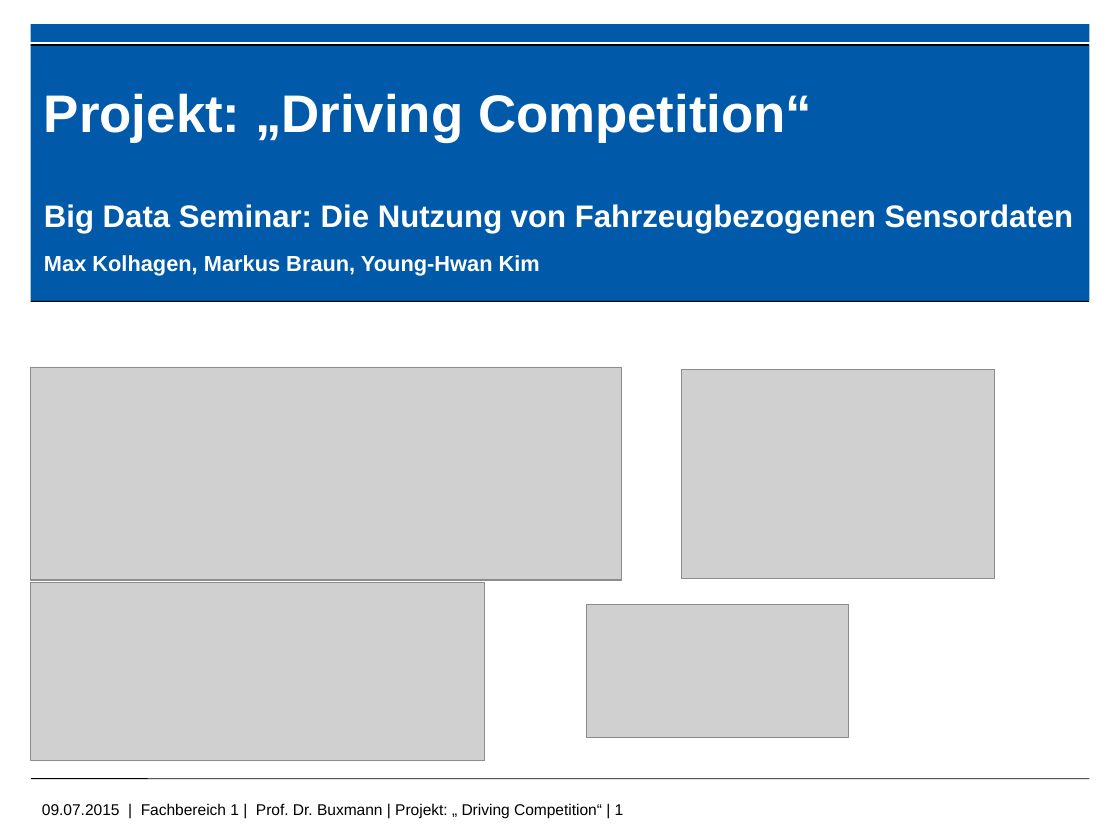
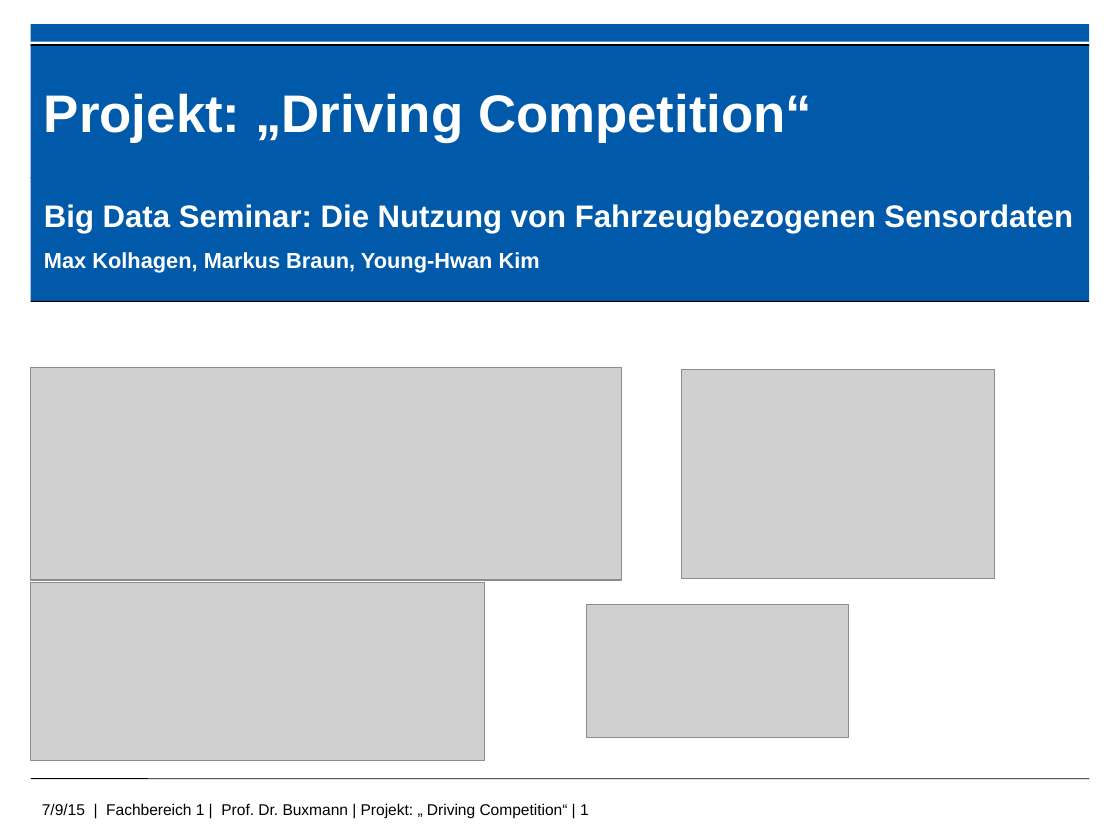
Before and after one commit to kolhagen/drivingcompetition, a slide deck: slide 1 of Big Data - Driving Compitiion.pptx. Drawn at 1120x840 pixels with LibreOffice and Linux fonts; fonts in the diff are those of the drawing; grey boxes stand for pictures; background and template pictures are left out. Boxes give left, top, right and bottom in pixels: in the first picture for what was removed or moved away, otherwise in the second. Text is boxed around its words. In the diff, an @@ line names an element or a change of style, - is before the commit and + after.

```diff
--- a/Big Data - Driving Compitiion.pptx
+++ b/Big Data - Driving Compitiion.pptx
@@ text "Big Data Seminar: Die Nutzung ..." at [44, 204, 1073, 273]: less space between paragraphs @@
@@ text at [42, 803, 589, 819]: text changed @@
-09.07.2015 | Fachbereich 1 | Prof. Dr. Buxmann | Projekt: „ Driving Competition“ | 1
+7/9/15 | Fachbereich 1 | Prof. Dr. Buxmann | Projekt: „ Driving Competition“ | 1
```
Also in this commit, not shown: 12 other slides changed, 4 slides added, 2 slides removed.
